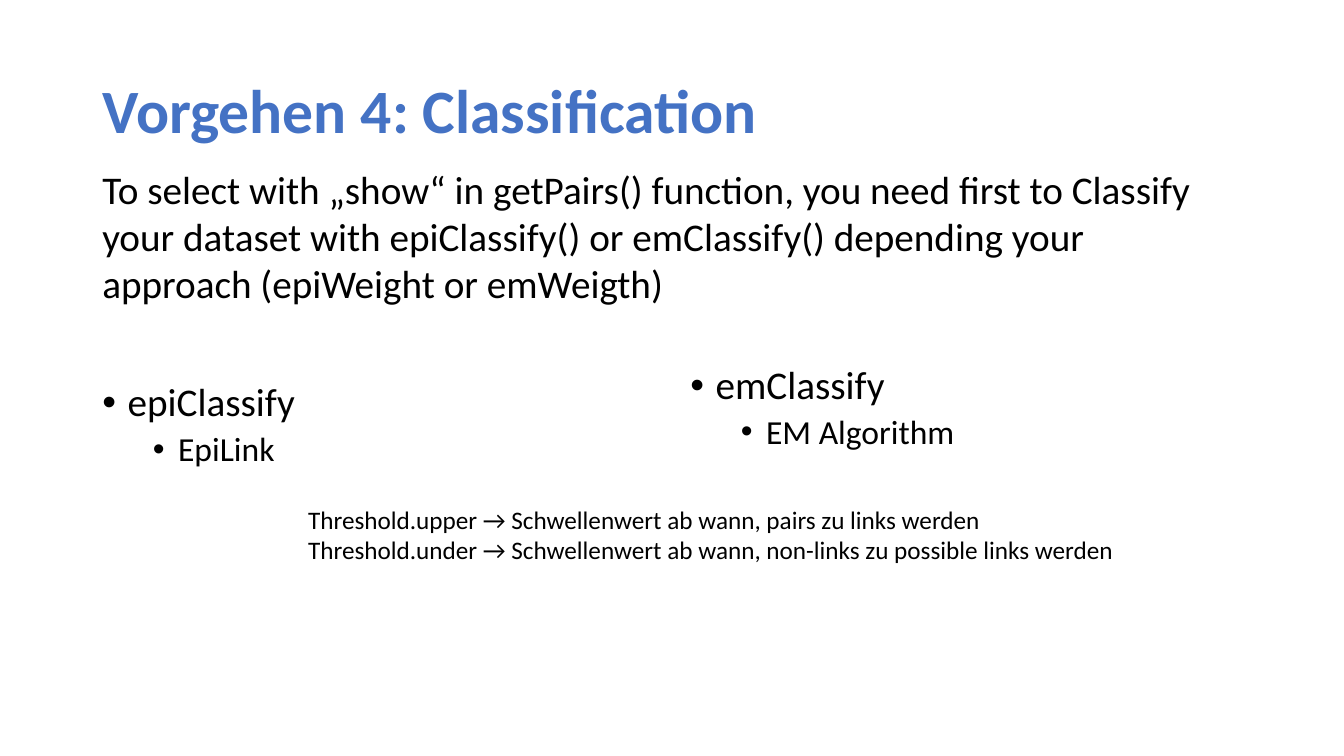
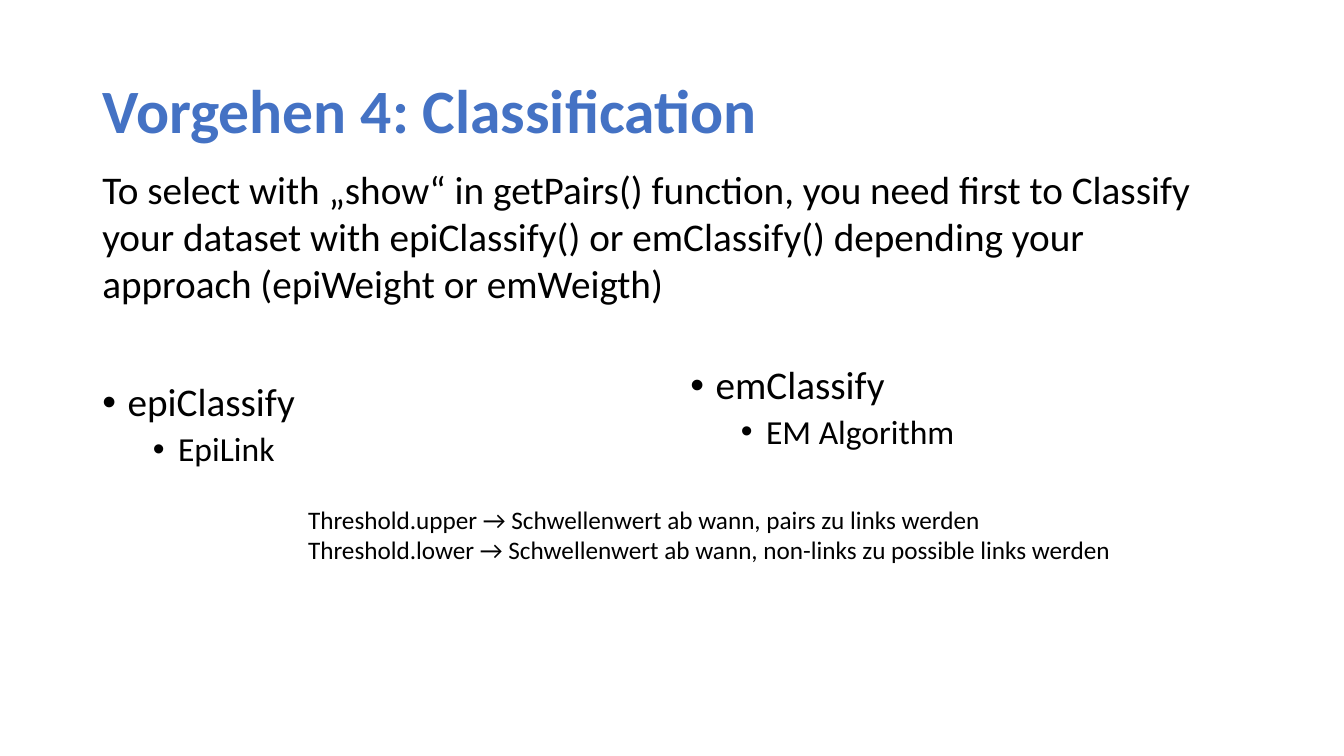
Before and after one commit to schmt5/record-linkage-getPairs, a slide deck: slide 8 of RLgetPairs.pptx (slide 10 before the commit). Drawn at 1344x756 pixels with LibreOffice and Linux fonts; fonts in the diff are those of the drawing. Boxes give left, top, right and bottom in pixels: in the first picture for what was removed or moved away, otherwise in the second. Text is boxed around its words. In the diff, an @@ line names an element or a change of style, - is before the commit and + after.

Commit message:
ppp

```diff
--- a/RLgetPairs.pptx
+++ b/RLgetPairs.pptx
@@ text at <box>308,541,1110,563</box>: text changed @@
-Threshold.under → Schwellenwert ab wann, non-links zu possible links werden
+Threshold.lower → Schwellenwert ab wann, non-links zu possible links werden
```
Also in this commit, not shown: 1 other slide changed.
